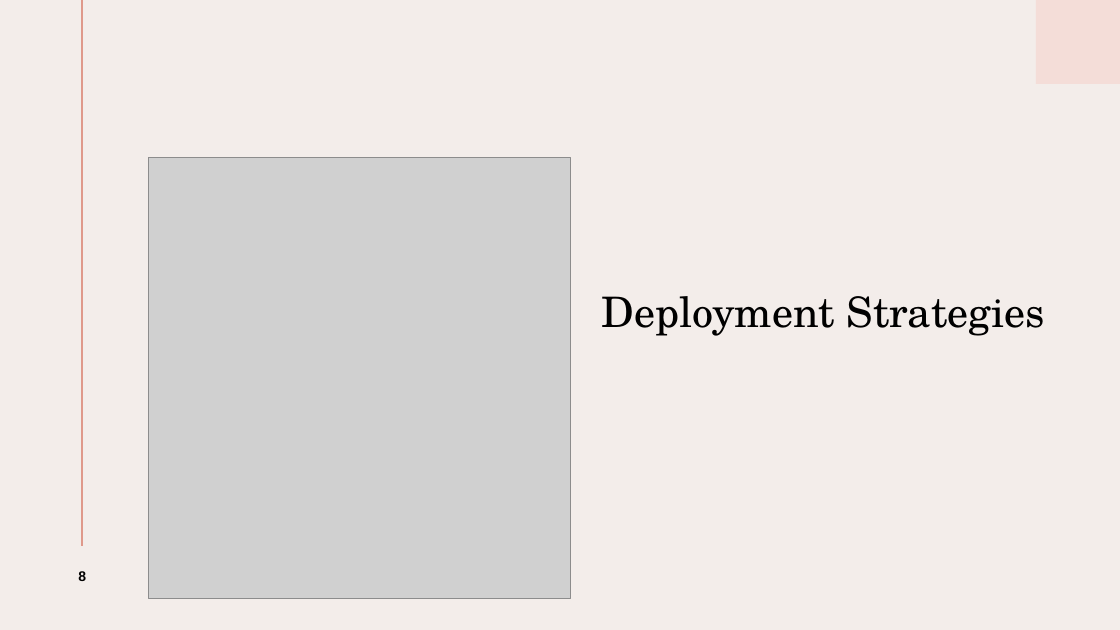
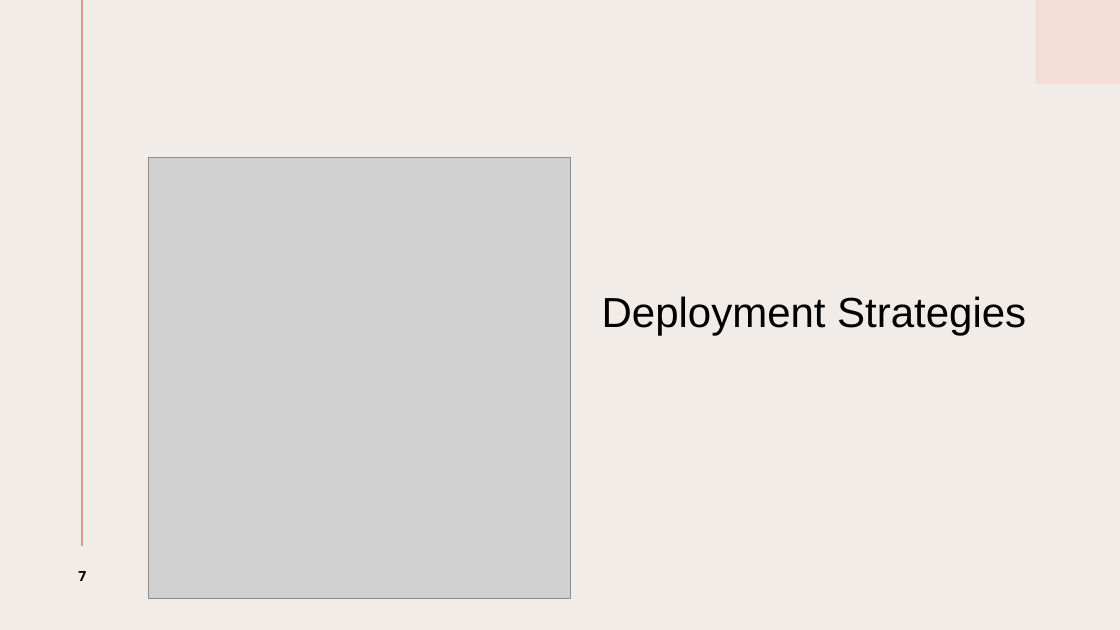
Before and after one commit to sub0101/muku, a slide deck: slide 7 of Presentation 3.pptx (slide 8 before the commit). Drawn at 1120x630 pixels with LibreOffice and Linux fonts; fonts in the diff are those of the drawing; grey boxes stand for pictures. Boxes give left, top, right and bottom in pixels: in the first picture for what was removed or moved away, otherwise in the second. Text is boxed around its words. In the diff, an @@ line names an element or a change of style, - is before the commit and + after.

```diff
--- a/Presentation 3.pptx
+++ b/Presentation 3.pptx
@@ background #F3EDEA to #F2ECE9 @@
@@ title "Deployment Strategies" at bbox=[602, 296, 1026, 335]: font TeX Gyre Schola to Arial @@
@@ page number at bbox=[78, 571, 86, 581]: text changed; font Arial to Open Sans @@
-8
+7
```
Also in this commit, not shown: 10 other slides changed, 7 slides added, 4 slides removed.
